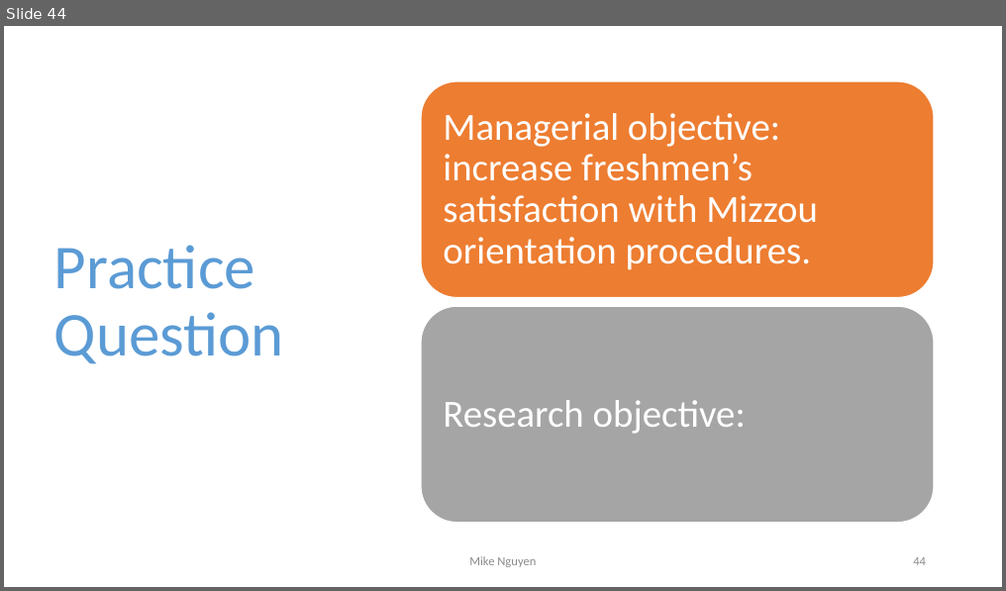
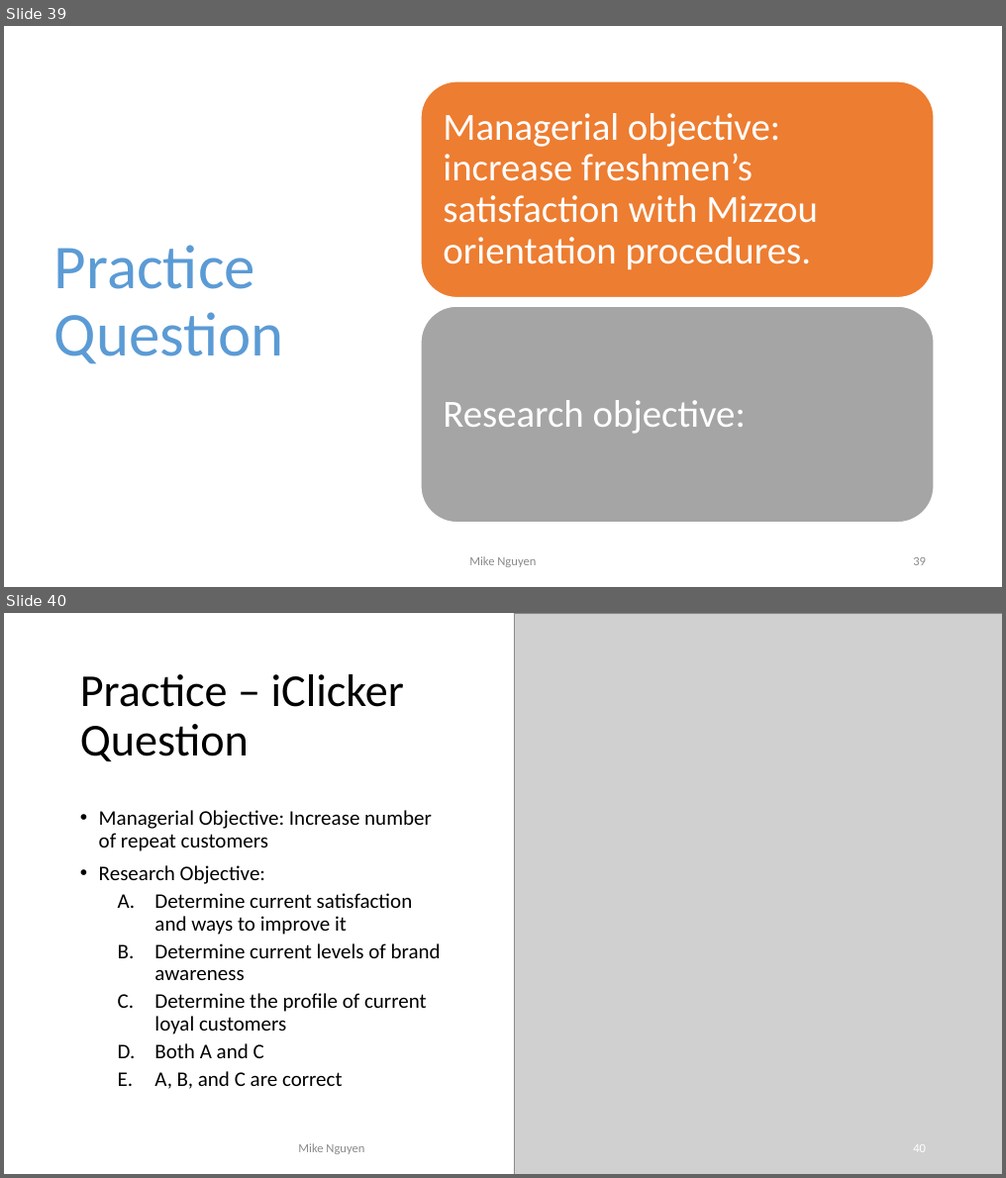
Before and after one commit to mikenguyen13/mar4050, a slide deck: lectures/1/2_Marketing Research Process.pptx. Shown one above the other, each under a label of ours: slide 44 before the commit, slides 39 and 40 after it. The pictures are 1006x591 and 1006x1178 pixels, drawn with LibreOffice and Linux fonts; fonts in the diff are those of the drawing; grey boxes stand for pictures. Boxes give left, top, right and bottom in pixels: in the first picture for what was removed or moved away, otherwise in the second. Text is boxed around its words. In the diff, an @@ line names an element or a change of style, - is before the commit and + after.

```diff
--- a/lectures/1/2_Marketing Research Process.pptx
+++ b/lectures/1/2_Marketing Research Process.pptx
@@ slide 40 added at bbox=[4, 613, 1002, 1174], background #FFFFFF @@
@@ picture added at bbox=[514, 613, 1002, 1174] @@
@@ title added at bbox=[80, 674, 404, 761], 44 pt, text #000000 @@
+Practice – iClicker Question
@@ text added at bbox=[99, 810, 441, 1089], 20 pt, text #000000 @@
+• Managerial Objective: Increase number of repeat customers
+• Research Objective:
+  A. Determine current satisfaction and ways to improve it
+  B. Determine current levels of brand awareness
+  C. Determine the profile of current loyal customers
+  D. Both A and C
+  E. A, B, and C are correct
@@ text added at bbox=[298, 1144, 364, 1155], 12 pt, text #8C8C8C @@
+Mike Nguyen
@@ page number added at bbox=[913, 1145, 926, 1152], 12 pt, text #FFFFFF @@
+40
@@ what was slide 44 is now slide 39 @@
@@ page number at bbox=[913, 558, 926, 566]: text changed @@
-44
+39
```
Also in this commit, not shown: 11 slides changed, 2 other slides added, 2 slides removed, 3 other files.
